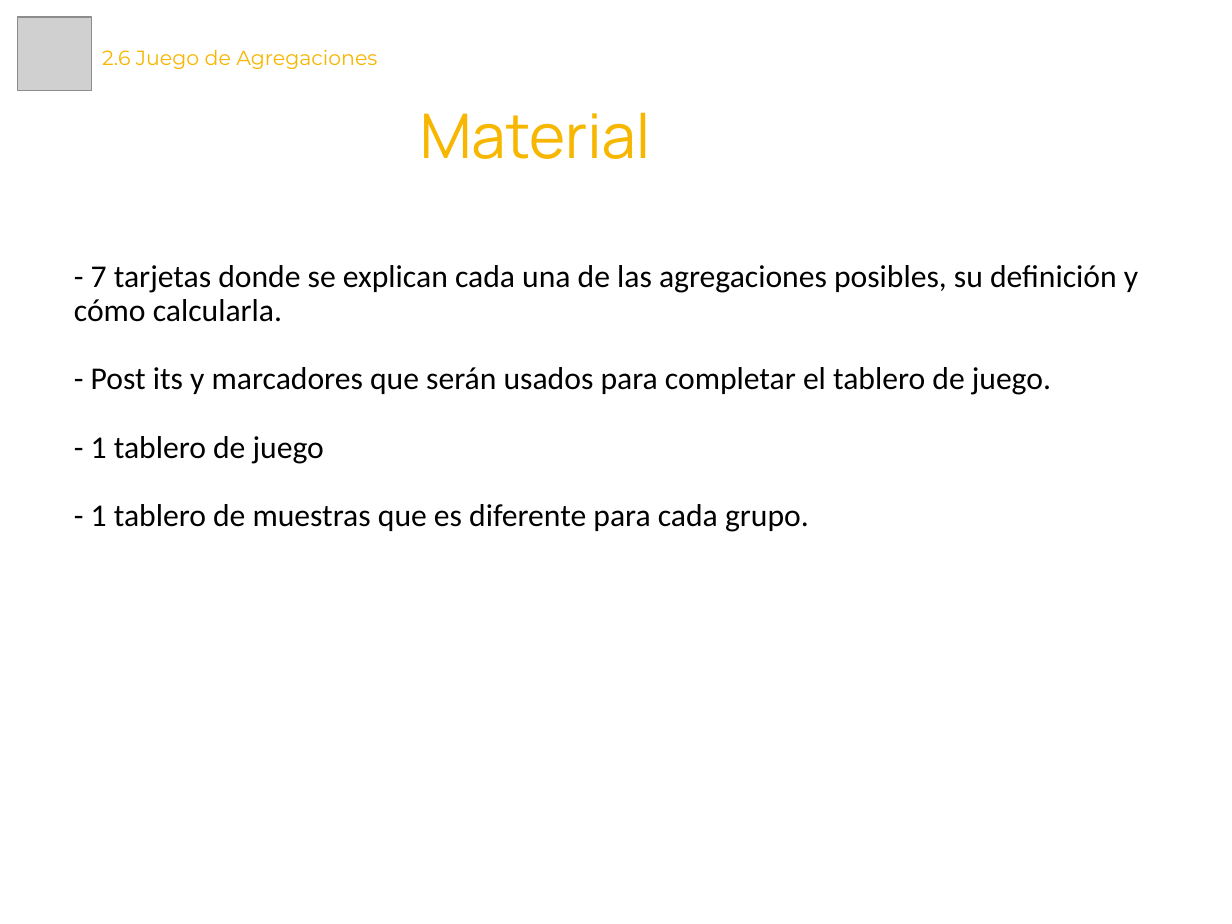
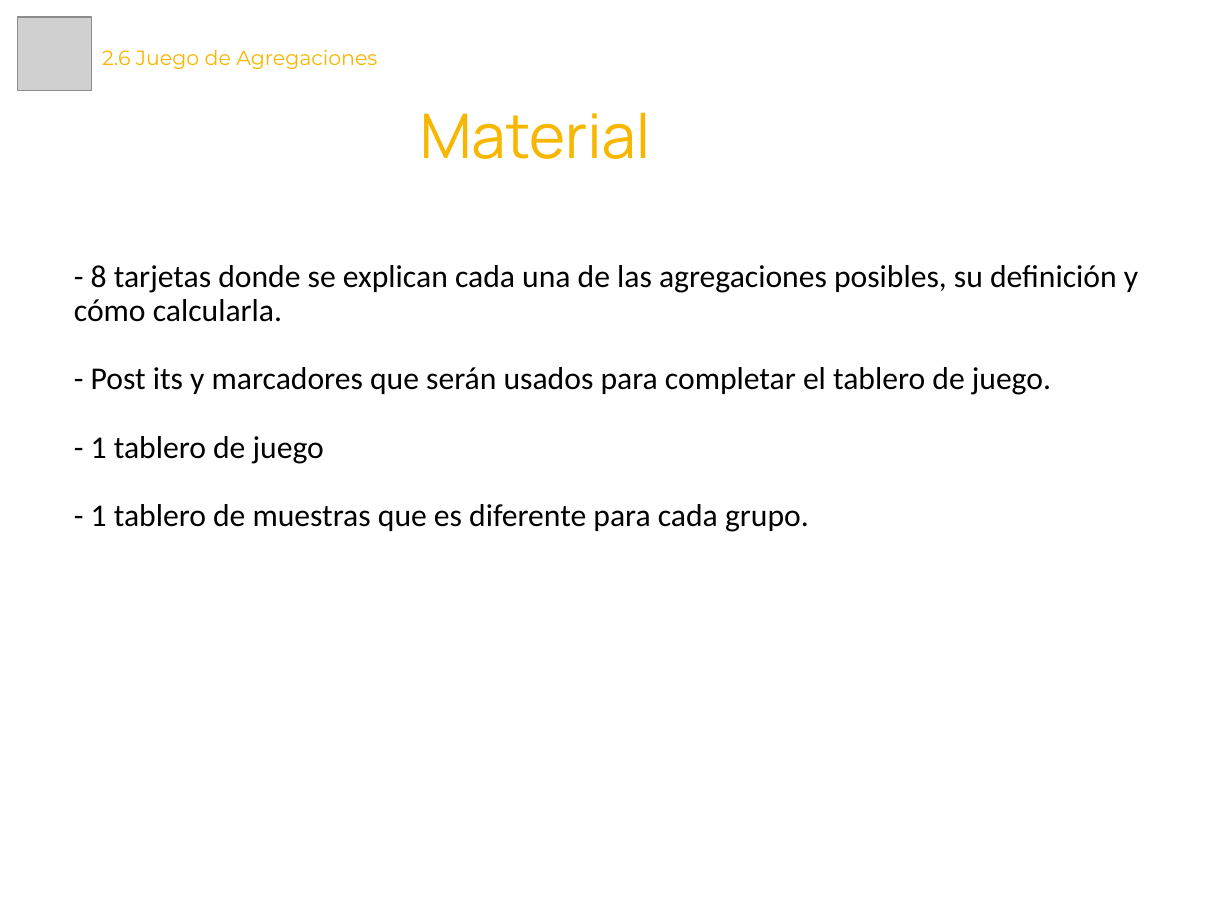
Before and after one commit to Laboratoria/curriculum, a slide deck: slide 2 of 18-data-visualization/Contenido Semana 1/2.6. Presentación - Instrucciones Juego.pptx. Drawn at 1232x924 pixels with LibreOffice and Linux fonts; fonts in the diff are those of the drawing; grey boxes stand for pictures. Boxes give left, top, right and bottom in pixels: in the first picture for what was removed or moved away, otherwise in the second. Text is boxed around its words. In the diff, an @@ line names an element or a change of style, - is before the commit and + after.

Commit message:
Actualización del Contenido de los Juegos

```diff
--- a/18-data-visualization/Contenido Semana 1/2.6. Presentación - Instrucciones Juego.pptx
+++ b/18-data-visualization/Contenido Semana 1/2.6. Presentación - Instrucciones Juego.pptx
@@ text at bbox=[74, 265, 1138, 322]: text changed @@
-- 7 tarjetas donde se explican cada una de las agregaciones posibles, su definición y cómo calcularla.
+- 8 tarjetas donde se explican cada una de las agregaciones posibles, su definición y cómo calcularla.
```
Also in this commit, not shown: 9 other files.
